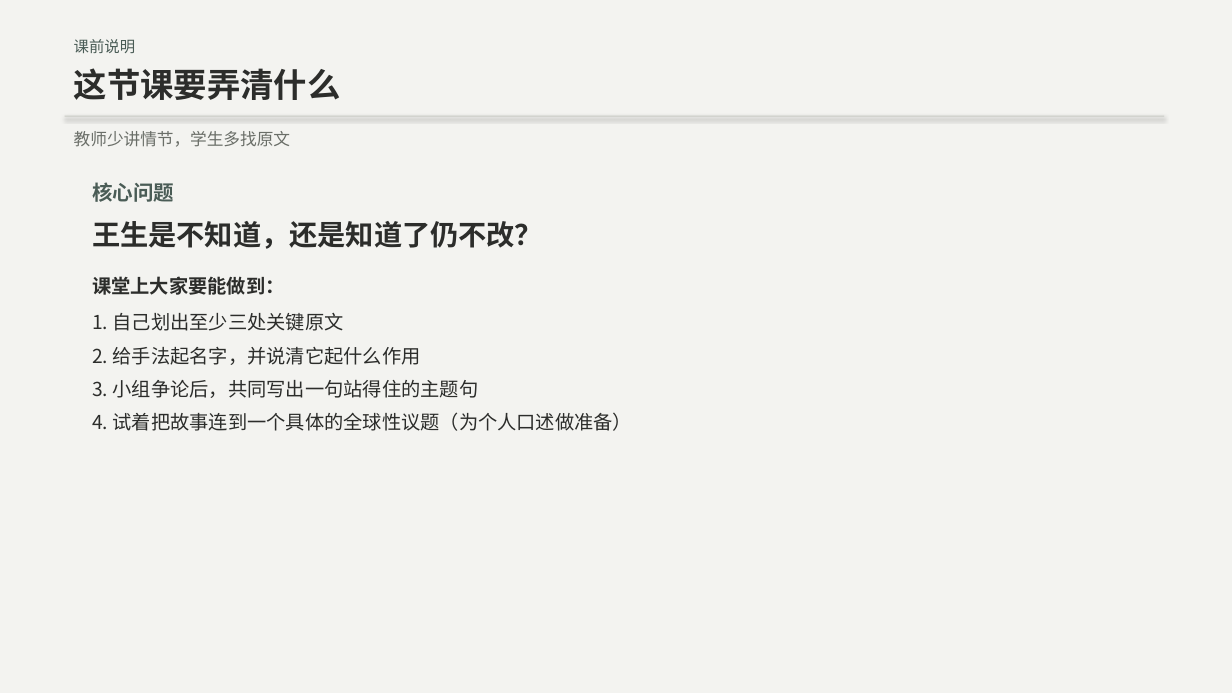
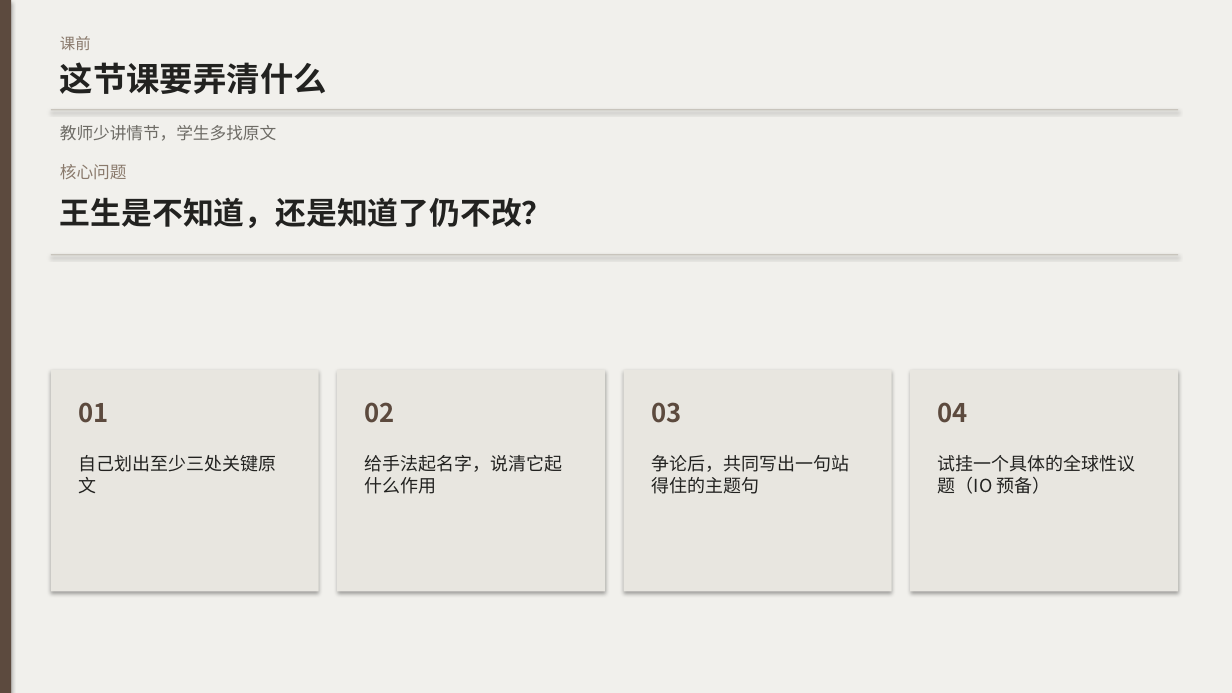
Before and after one commit to cuijinqueen-cyber/IBDP-Chinese-A, a slide deck: slide 2 of HuaPi_OpenClass.pptx. Drawn at 1232x693 pixels with LibreOffice and Linux fonts; fonts in the diff are those of the drawing. Boxes give left, top, right and bottom in pixels: in the first picture for what was removed or moved away, otherwise in the second. Text is boxed around its words. In the diff, an @@ line names an element or a change of style, - is before the commit and + after.

```diff
--- a/HuaPi_OpenClass.pptx
+++ b/HuaPi_OpenClass.pptx
@@ rectangle at (x1=0, y1=0, x2=1232, y2=693): fill #F3F3F0 to #F1F0EC @@
@@ rectangle added at (x1=0, y1=0, x2=11, y2=693), fill #5C4A3E @@
@@ text "这节课要弄清什么" moved from (x1=74, y1=68, x2=341, y2=100) to (x1=60, y1=62, x2=327, y2=94) @@
@@ text "这节课要弄清什么" at (x1=60, y1=62, x2=327, y2=94): text colour #2C2D2B to #222220 @@
@@ text at (x1=60, y1=36, x2=91, y2=50): text changed; text colour #4A5C56 to #8A7A6C @@
-课前说明
+课前
@@ text "教师少讲情节，学生多找原文" moved from (x1=74, y1=131, x2=290, y2=147) to (x1=60, y1=125, x2=276, y2=141) @@
@@ text "教师少讲情节，学生多找原文" at (x1=60, y1=125, x2=276, y2=141): text colour #6A6E68 to #6E6C66 @@
@@ rectangle resized from (x1=65, y1=116, x2=1165, y2=116) to (x1=51, y1=109, x2=1178, y2=110) @@
@@ rectangle at (x1=51, y1=109, x2=1178, y2=110): fill #C9CBC4 to #C8C4BC @@
@@ text added at (x1=60, y1=164, x2=127, y2=179), 13 pt, text #8A7A6C @@
+核心问题
@@ text added at (x1=60, y1=197, x2=553, y2=228), 24 pt, text #222220, bold @@
+王生是不知道，还是知道了仍不改？
@@ text removed at (x1=92, y1=182, x2=633, y2=431) @@
-核心问题
-王生是不知道，还是知道了仍不改？
-课堂上大家要能做到：
-1. 自己划出至少三处关键原文
-2. 给手法起名字，并说清它起什么作用
-3. 小组争论后，共同写出一句站得住的主题句
-4. 试着把故事连到一个具体的全球性议题（为个人口述做准备）
@@ rectangle added at (x1=51, y1=254, x2=1178, y2=255), fill #C8C4BC @@
@@ rectangle added at (x1=51, y1=370, x2=319, y2=592), fill #E8E6E0 @@
@@ rectangle added at (x1=337, y1=370, x2=605, y2=592), fill #E8E6E0 @@
@@ rectangle added at (x1=624, y1=370, x2=892, y2=592), fill #E8E6E0 @@
@@ rectangle added at (x1=910, y1=370, x2=1178, y2=592), fill #E8E6E0 @@
@@ text added at (x1=78, y1=402, x2=108, y2=423), 20 pt, text #5C4A3E, bold @@
+01
@@ text added at (x1=365, y1=402, x2=395, y2=423), 20 pt, text #5C4A3E, bold @@
+02
@@ text added at (x1=651, y1=402, x2=681, y2=423), 20 pt, text #5C4A3E, bold @@
+03
@@ text added at (x1=938, y1=402, x2=968, y2=423), 20 pt, text #5C4A3E, bold @@
+04
@@ text added at (x1=78, y1=455, x2=276, y2=494), 14 pt, text #222220 @@
+自己划出至少三处关键原文
@@ text added at (x1=365, y1=455, x2=563, y2=494), 14 pt, text #222220 @@
+给手法起名字，说清它起什么作用
@@ text added at (x1=651, y1=455, x2=849, y2=494), 14 pt, text #222220 @@
+争论后，共同写出一句站得住的主题句
@@ text added at (x1=938, y1=455, x2=1136, y2=494), 14 pt, text #222220 @@
+试挂一个具体的全球性议题（IO 预备）
```
Also in this commit, not shown: 13 other slides changed, 1 slide removed, 3 other files.
